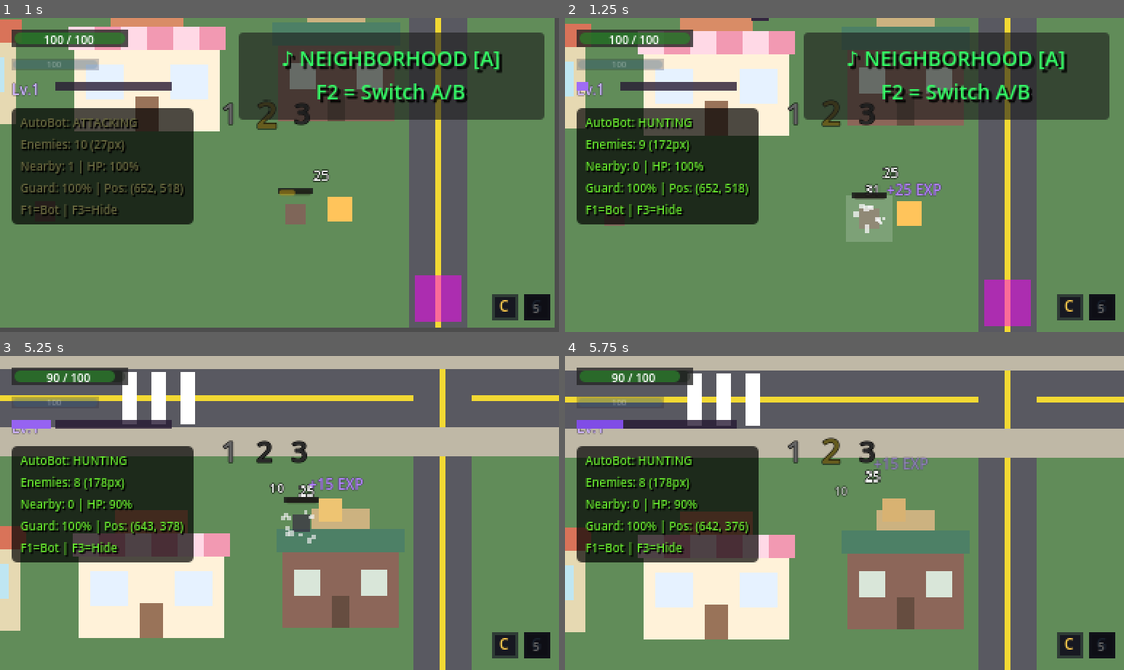
Above: before the commit, frames 1-4 (two rows, left to right).
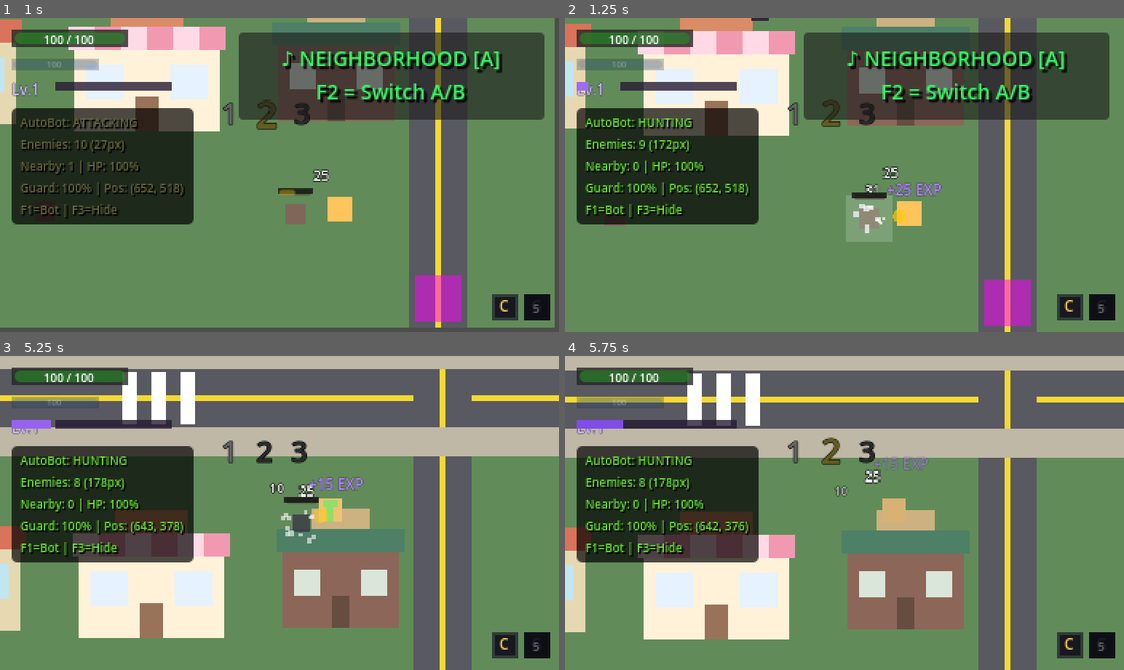
Above: after the commit, the same moments.

Repository: anthonyscry/momi-chronicles
Game: Godot game, scene res://world/zones/backyard.tscn
The game is run twice, just before and just after one commit, with the same random seed, the same clock (stepped at 60 frames per second) and the same inputs. This scene is started directly instead of the project's main scene.
Inputs (mouse positions are in pixels of both pictures, inside the frame that each line leads up to):
- Up to frame 1 (1 s): tap Enter at 0.5 s; move the mouse to (402, 159) at 0.52 s; hold D (move_right) from 0.53 s (still down); hold Space (attack) from 0.53 s (still down)
- Up to frame 2 (1.25 s): keep holding D (move_right); keep holding Space (attack)
- Up to frame 3 (5.25 s): move the mouse to (167, 528) at 1.27 s; release D (move_right) at 1.28 s; release Space (attack) at 1.28 s; hold S (move_down) 1.28-2.03 s; tap V (block) at 1.35 s; move the mouse to (335, 443) at 2.02 s; hold D (move_right) 2.03-2.78 s; tap X (dodge) at 2.1 s; move the mouse to (251, 575) at 2.77 s; hold W (move_up) 2.78-3.53 s; tap E (interact) at 2.85 s; move the mouse to (447, 560) at 3.52 s; hold Shift (run) 3.53-4.28 s; hold A (move_left) 3.53-5.03 s; move the mouse to (111, 465) at 4.27 s; right-click (111, 465) at 4.35 s; move the mouse to (307, 513) at 5.02 s; hold S (move_down) from 5.03 s (still down); hold Space (attack) from 5.03 s (still down)
- Up to frame 4 (5.75 s): keep holding S (move_down); keep holding Space (attack)

Frame 1 is identical in both runs. In frame 2, less than 0.1% of the frame differs, in the area x 58-62%, y 61-66%; in frame 3, 0.5%, in the area x 7-61%, y 4-54%; in frame 4, 0.3%.
Error in both runs: Invalid assignment of property or key 'patrol_points' with value of type 'Array' on a base object of type 'CharacterBody2D (Crow)'. (res://characters/enemies/s…

Commit message:
feat(13-02): refactor enemy drop system to use drop tables
- Replace hardcoded health_drop_chance with configurable drop_table
- Add _init_default_drops() for subclass override
- Add _spawn_drops() and _spawn_single_drop() methods
- Drops spread out slightly (random -8 to +8 offset)
- Base enemy: 30% health, 50% coin

Diff:
--- a/characters/enemies/enemy_base.gd
+++ b/characters/enemies/enemy_base.gd
@@ -23,9 +23,13 @@
 var health_bar = null  # EnemyHealthBar - removed type to avoid cyclic dependency
 const HEALTH_BAR_SCENE = preload("res://components/health/enemy_health_bar.tscn")
 
-## Health pickup spawning
+## Pickup scenes for drop table
 const HEALTH_PICKUP_SCENE = preload("res://components/health/health_pickup.tscn")
-@export var health_drop_chance: float = 0.3  # 30% chance to drop health
+const COIN_PICKUP_SCENE = preload("res://components/pickup/coin_pickup.tscn")
+
+## Drop table: Array of {scene, chance, min, max}
+## Override in subclass using _init_default_drops() or configure in editor
+var drop_table: Array[Dictionary] = []
 
 var target = null  # Player - removed type to avoid cyclic dependency
 var facing_direction: Vector2 = Vector2.DOWN
@@ -46,6 +50,10 @@
 	_setup_health_bar()
 	if hitbox:
 		hitbox.damage = attack_damage
+
+	# Initialize drop table if not set by subclass or editor
+	if drop_table.is_empty():
+		_init_default_drops()
 
 
 func _setup_health_bar() -> void:
@@ -127,16 +135,40 @@
 	state_machine.transition_to("Death")
 	Events.enemy_defeated.emit(self)
 
-	# Chance to spawn health pickup
-	_try_spawn_health_pickup()
-
-
-func _try_spawn_health_pickup() -> void:
-	if randf() <= health_drop_chance:
-		var pickup = HEALTH_PICKUP_SCENE.instantiate()
-		# Add to parent (the zone) so it persists after enemy is freed
-		get_parent().add_child(pickup)
-		pickup.global_position = global_position
+	# Spawn drops from drop table
+	_spawn_drops()
+
+
+## Override in subclass to set default drops
+func _init_default_drops() -> void:
+	# Base enemy: 30% health, 50% coin (1)
+	drop_table = [
+		{"scene": HEALTH_PICKUP_SCENE, "chance": 0.3, "min": 1, "max": 1},
+		{"scene": COIN_PICKUP_SCENE, "chance": 0.5, "min": 1, "max": 1},
+	]
+
+
+## Spawn drops on death based on drop table
+func _spawn_drops() -> void:
+	for drop in drop_table:
+		var scene = drop.get("scene")
+		var chance = drop.get("chance", 0.0)
+		if scene and randf() <= chance:
+			var min_count = drop.get("min", 1)
+			var max_count = drop.get("max", 1)
+			var count = randi_range(min_count, max_count)
+			for i in count:
+				_spawn_single_drop(scene, i)
+
+
+## Spawn a single drop with slight offset to prevent stacking
+func _spawn_single_drop(scene: PackedScene, index: int) -> void:
+	var pickup = scene.instantiate()
+	# Offset drops slightly so they don't stack
+	var offset = Vector2(randf_range(-8, 8), randf_range(-8, 8))
+	pickup.global_position = global_position + offset
+	# Add to parent (the zone) so it persists after enemy is freed
+	get_parent().add_child(pickup)
 
 func _on_detection_body_entered(body: Node2D) -> void:
 	if body.is_in_group("player"):
